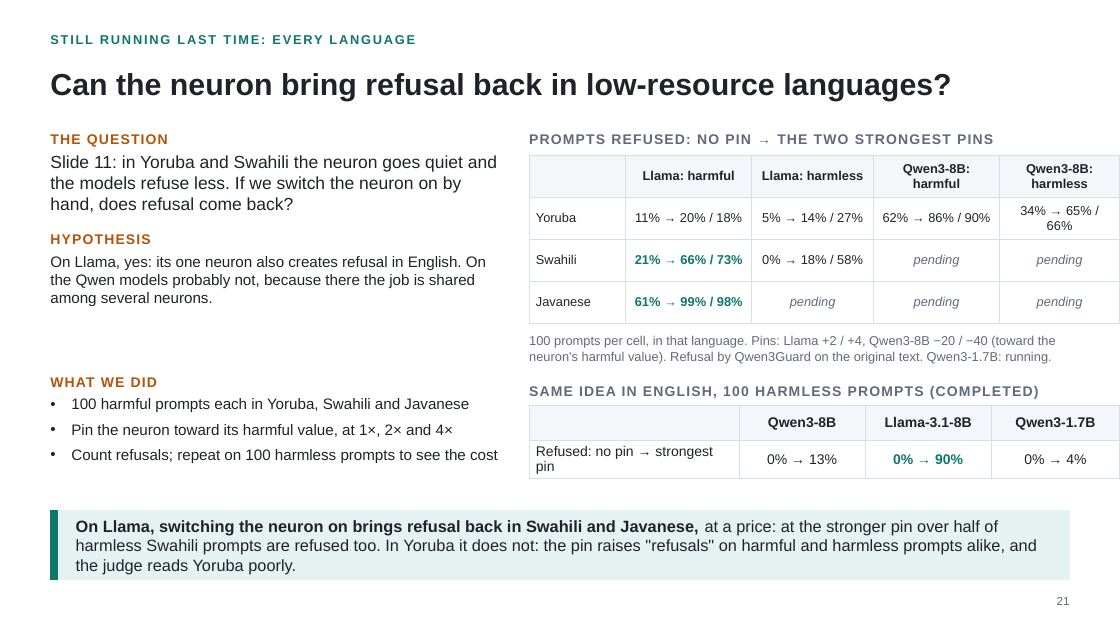
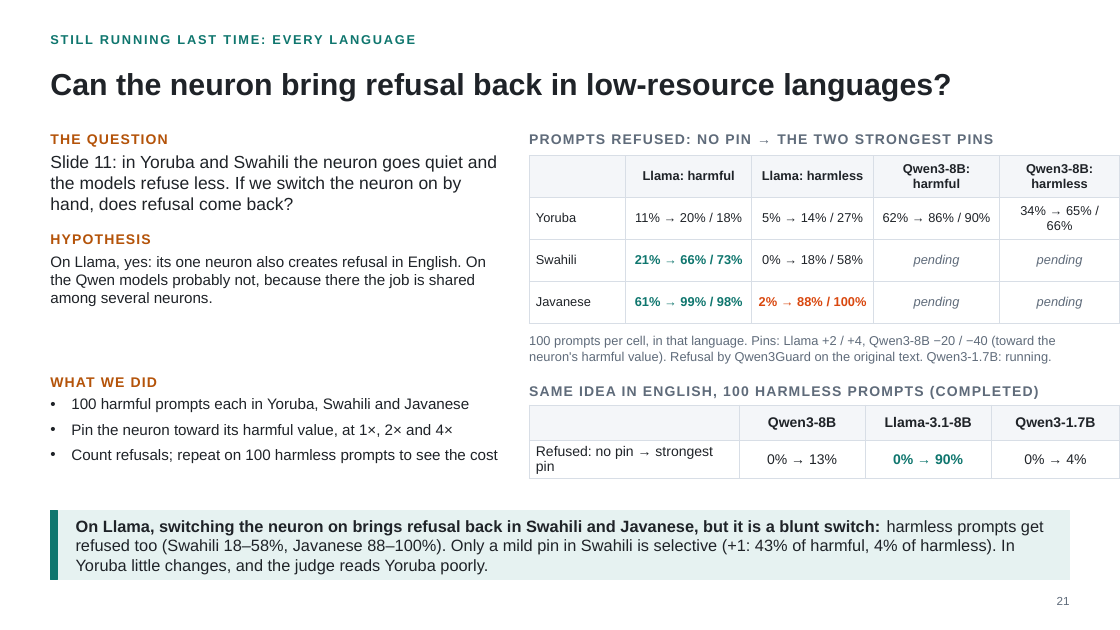
Before and after one commit to fjoad/refusal-neurons, a slide deck: slide 21 of slides/refusal_neurons_2026-11-12.pptx. Drawn at 1120x630 pixels with LibreOffice and Linux fonts; fonts in the diff are those of the drawing. Boxes give left, top, right and bottom in pixels: in the first picture for what was removed or moved away, otherwise in the second. Text is boxed around its words. In the diff, an @@ line names an element or a change of style, - is before the commit and + after.

```diff
--- a/slides/refusal_neurons_2026-11-12.pptx
+++ b/slides/refusal_neurons_2026-11-12.pptx
@@ table at [529,155,1120,313] @@
-row 4, column 3: pending
+row 4, column 3: 2% → 88% / 100%
@@ text at [76,520,1044,575]: text changed @@
-On Llama, switching the neuron on brings refusal back in Swahili and Javanese, at a price: at the stronger pin over half of harmless Swahili prompts are refused too. In Yoruba it does not: the pin raises "refusals" on harmful and harmless prompts alike, and the judge reads Yoruba poorly.
+On Llama, switching the neuron on brings refusal back in Swahili and Javanese, but it is a blunt switch: harmless prompts get refused too (Swahili 18–58%, Javanese 88–100%). Only a mild pin in Swahili is selective (+1: 43% of harmful, 4% of harmless). In Yoruba little changes, and the judge reads Yoruba poorly.
```
Also in this commit, not shown: 3 other files.
